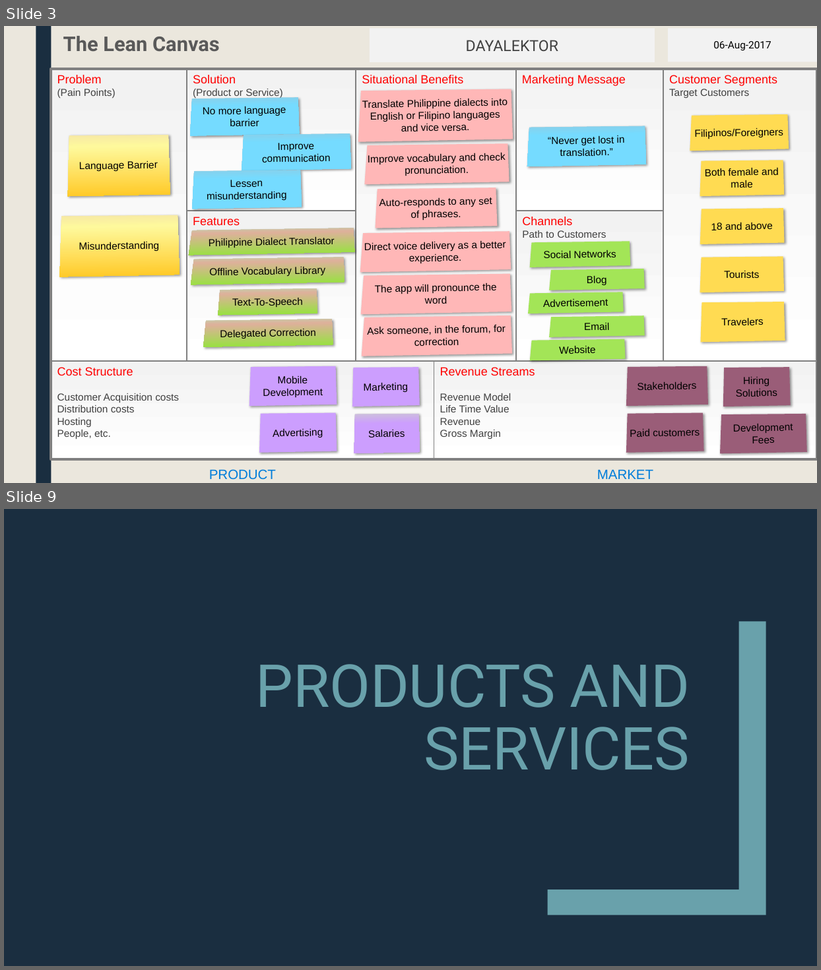
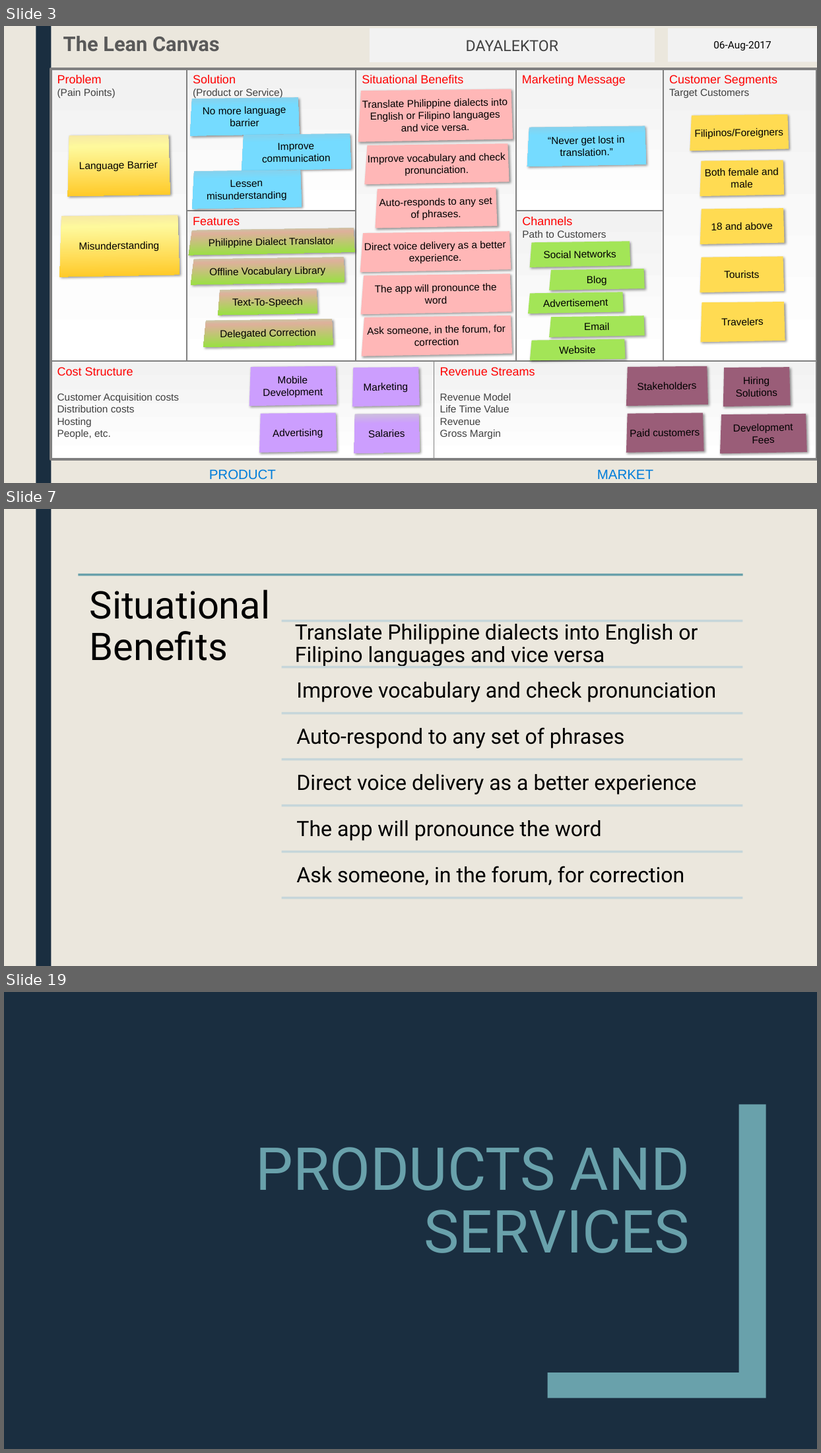
Before and after one commit to mlbelchez/Project---TENTREP, a slide deck: Presentation/PPT/Presentation 2.pptx. Shown one above the other, each under a label of ours: slides 3 and 9 before the commit, slides 3, 7 and 19 after it; the slides between them are not shown. The pictures are 821x970 and 821x1453 pixels, drawn with LibreOffice and Linux fonts; fonts in the diff are those of the drawing. Boxes give left, top, right and bottom in pixels: in the first picture for what was removed or moved away, otherwise in the second. Text is boxed around its words. In the diff, an @@ line names an element or a change of style, - is before the commit and + after.

```diff
--- a/Presentation/PPT/Presentation 2.pptx
+++ b/Presentation/PPT/Presentation 2.pptx
@@ slide 7 added at (4, 509, 817, 966), background #EBE7DD; not listed: 1 template element that a slide beside it also shows @@
@@ group added at (79, 575, 743, 898): 8 lines, 7 texts @@
+Situational Benefits
+Translate Philippine dialects into English or Filipino languages and vice versa
+Improve vocabulary and check pronunciation
+Auto-respond to any set of phrases
+Direct voice delivery as a better experience
+The app will pronounce the word
+Ask someone, in the forum, for correction
@@ what was slide 9 is now slide 19 @@
```
Also in this commit, not shown: 7 slides changed, 9 other slides added, 1 other file.
